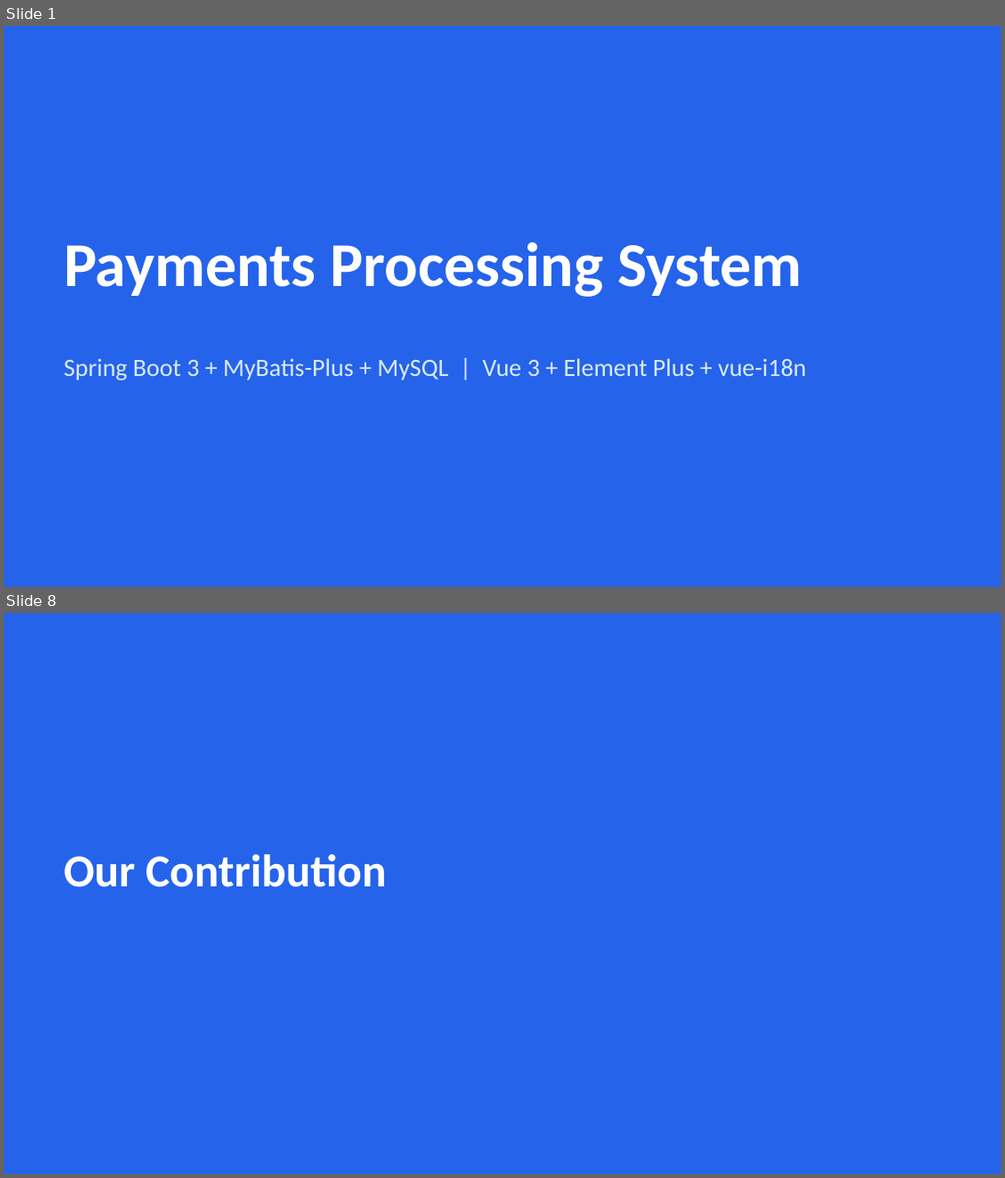
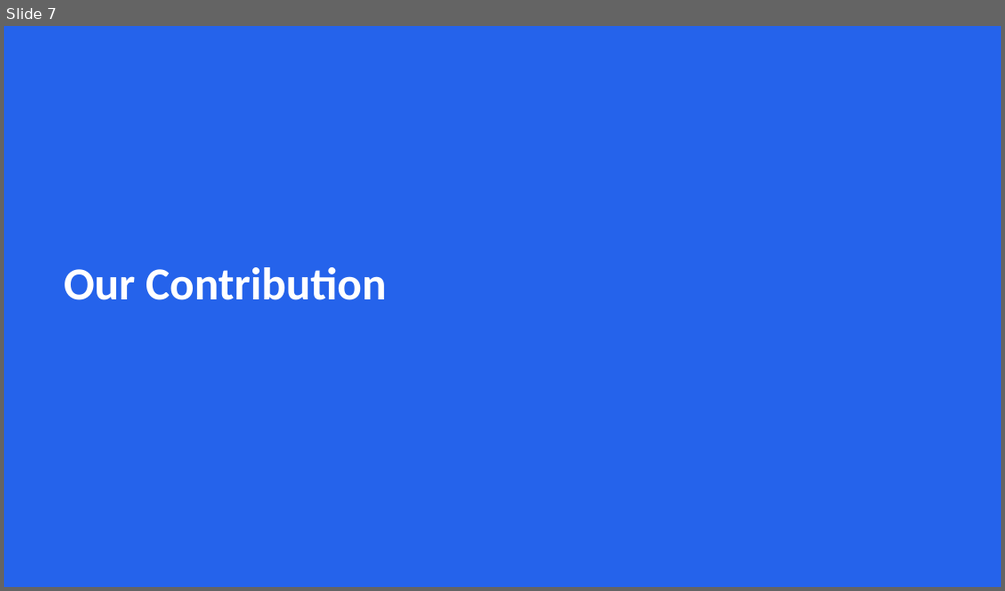
Before and after one commit to Neueda-Learning/Six, a slide deck: Payments-Processing-Presentation.pptx. Shown one above the other, each under a label of ours: slides 1 and 8 before the commit, slide 7 after it; the slides between them are not shown. The pictures are 1005x1178 and 1005x591 pixels, drawn with LibreOffice and Linux fonts; fonts in the diff are those of the drawing. Boxes give left, top, right and bottom in pixels: in the first picture for what was removed or moved away, otherwise in the second. Text is boxed around its words. In the diff, an @@ line names an element or a change of style, - is before the commit and + after.

```diff
--- a/Payments-Processing-Presentation.pptx
+++ b/Payments-Processing-Presentation.pptx
@@ slide 1 removed at (x1=4, y1=26, x2=1001, y2=587), background #2563EB @@
@@ text removed at (x1=64, y1=242, x2=801, y2=297) @@
-Payments Processing System
@@ text removed at (x1=64, y1=358, x2=806, y2=380) @@
-Spring Boot 3 + MyBatis-Plus + MySQL | Vue 3 + Element Plus + vue-i18n
@@ what was slide 8 is now slide 7 @@
```
Also in this commit, not shown: 10 slides changed, 4 slides added, 4 other slides removed.
